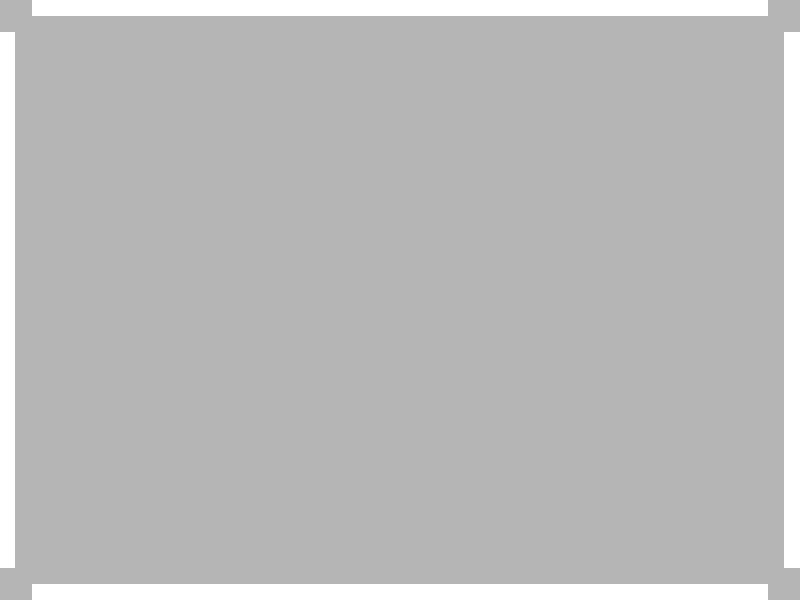
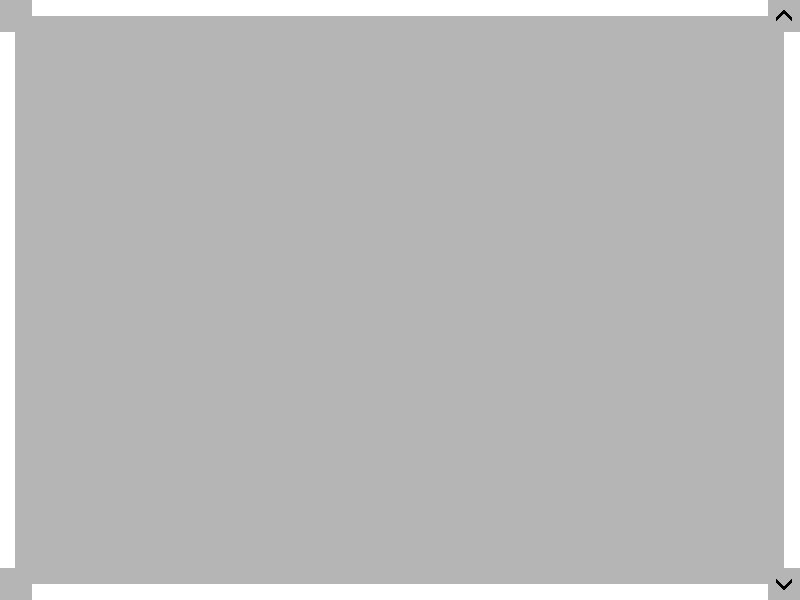
Comparing the layer stacks of the two w=800, h=600 images. Changes:
added layer "Layer 6 copy" above "Layer 6" over <box>776,579,792,590</box>
added layer "Layer 6" above "Sides" over <box>776,10,792,21</box>
